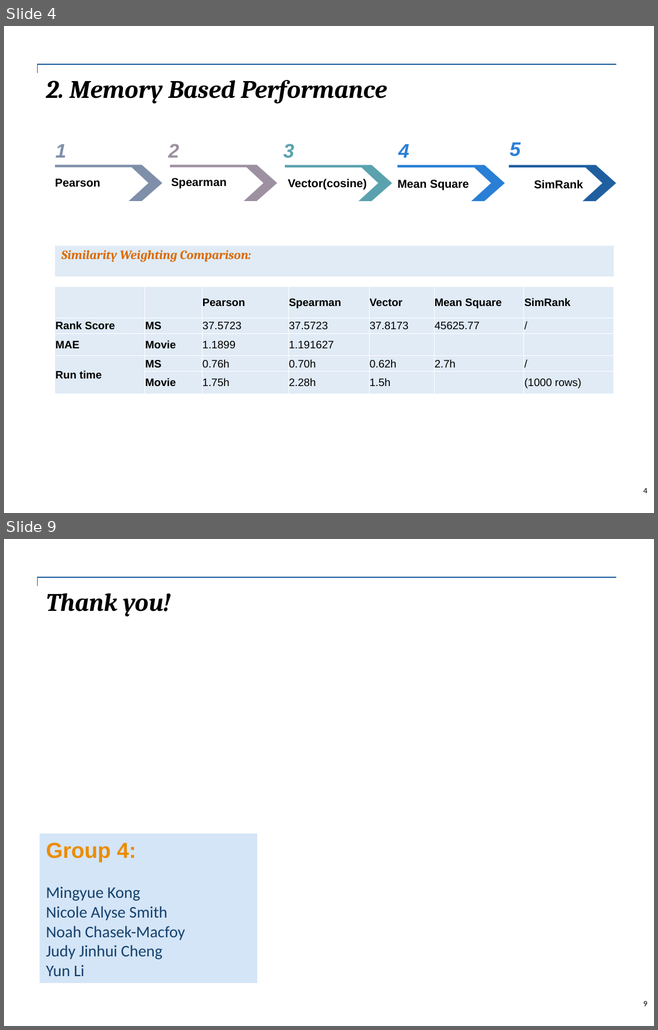
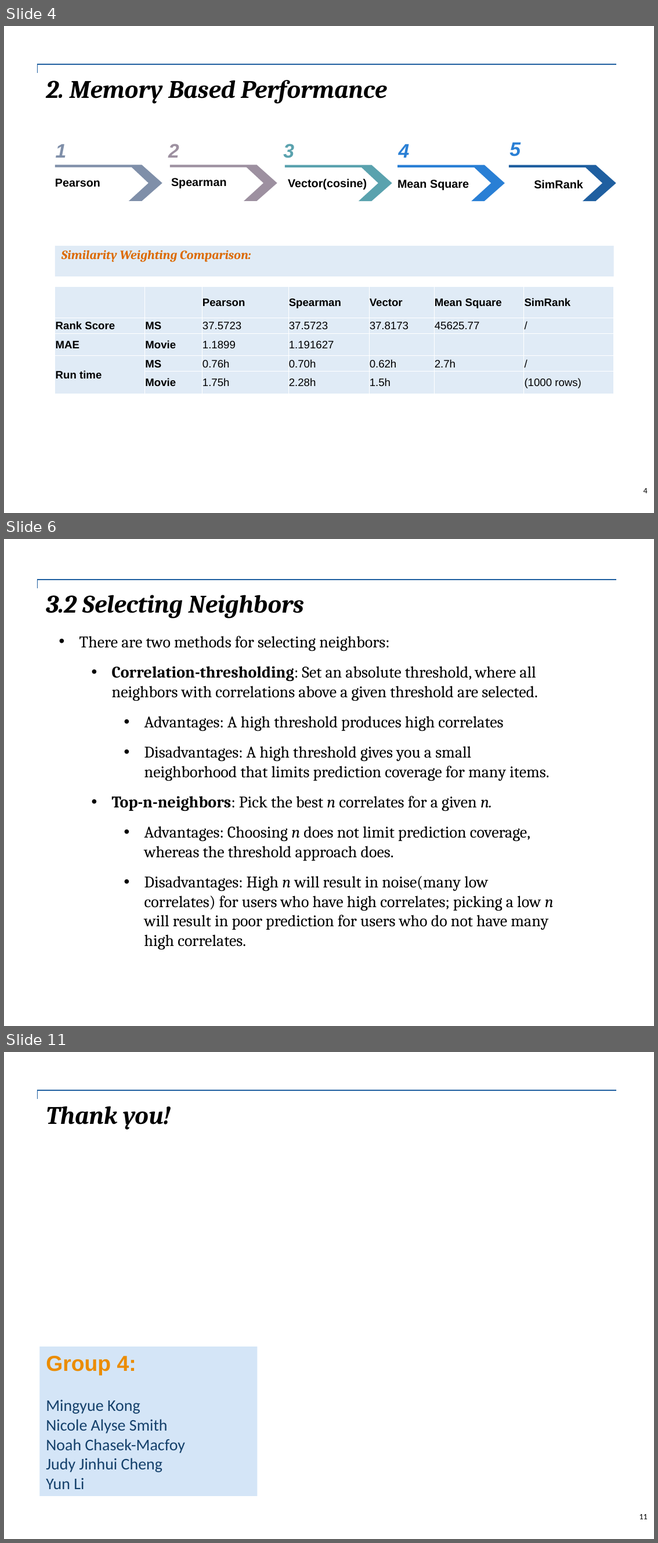
Before and after one commit to GU4243-ADS/project-3-algorithms-project-4-algorithms-group-4, a slide deck: doc/Project3_Group 6.pptx. Shown one above the other, each under a label of ours: slides 4 and 9 before the commit, slides 4, 6 and 11 after it; the slides between them are not shown. The pictures are 658x1030 and 658x1543 pixels, drawn with LibreOffice and Linux fonts; fonts in the diff are those of the drawing. Boxes give left, top, right and bottom in pixels: in the first picture for what was removed or moved away, otherwise in the second. Text is boxed around its words. In the diff, an @@ line names an element or a change of style, - is before the commit and + after.

Commit message:
update functions and neighbors

```diff
--- a/doc/Project3_Group 6.pptx
+++ b/doc/Project3_Group 6.pptx
@@ slide 6 added at [4, 539, 654, 1026], background #FFFFFF @@
@@ table added at [37, 580, 616, 588], 1 rows, 1 columns @@
+
@@ text added at [46, 595, 304, 618], 28 pt, text #000000, bold, italic @@
+3.2 Selecting Neighbors
@@ text added at [79, 636, 553, 950], 18 pt, text #000000 @@
+• There are two methods for selecting neighbors:
+  • Correlation-thresholding: Set an absolute threshold, where all neighbors with correlations above a given threshold are selected.
+    • Advantages: A high threshold produces high correlates
+    • Disadvantages: A high threshold gives you a small neighborhood that limits prediction coverage for many items.
+  • Top-n-neighbors: Pick the best n correlates for a given n.
+    • Advantages: Choosing n does not limit prediction coverage, whereas the threshold approach does.
+    • Disadvantages: High n will result in noise(many low correlates) for users who have high correlates; picking a low n will result in poor prediction for users who do not have many high correlates.
@@ what was slide 9 is now slide 11 @@
@@ page number at [639, 1514, 647, 1519]: text changed @@
-9
+11
```
Also in this commit, not shown: 5 slides changed, 1 other slide added, 13 other files.
